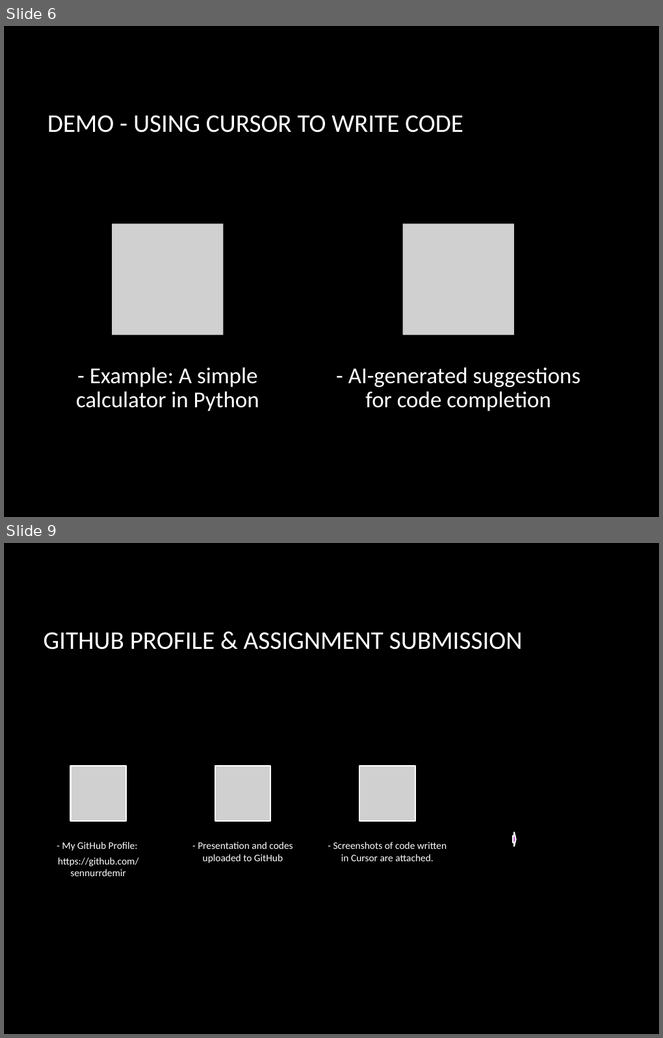
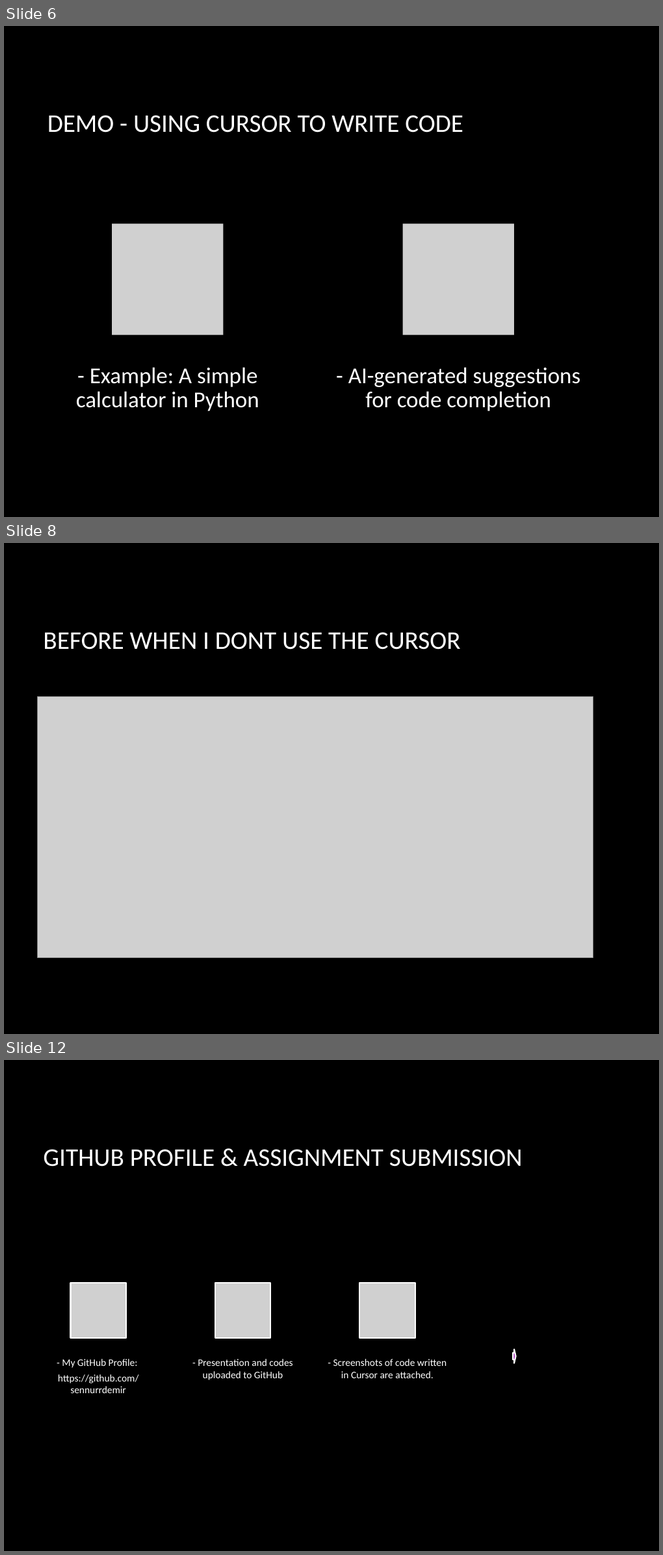
Before and after one commit to sennurrdemir/Cursor-Presentation, a slide deck: AI_Cursor_Presentation.pptx. Shown one above the other, each under a label of ours: slides 6 and 9 before the commit, slides 6, 8 and 12 after it; the slides between them are not shown. The pictures are 663x1038 and 663x1555 pixels, drawn with LibreOffice and Linux fonts; fonts in the diff are those of the drawing; grey boxes stand for pictures; background and template pictures are left out. Boxes give left, top, right and bottom in pixels: in the first picture for what was removed or moved away, otherwise in the second. Text is boxed around its words. In the diff, an @@ line names an element or a change of style, - is before the commit and + after.

```diff
--- a/AI_Cursor_Presentation.pptx
+++ b/AI_Cursor_Presentation.pptx
@@ slide 8 added at (4, 543, 659, 1034), background picture (left out) @@
@@ title added at (43, 632, 461, 650), 28 pt, text #FFFFFF @@
+BEFORE WHEN I DONT USE THE CURSOR
@@ picture added at (37, 696, 593, 958) @@
@@ what was slide 9 is now slide 12 @@
```
Also in this commit, not shown: 5 slides changed, 2 other slides added.
